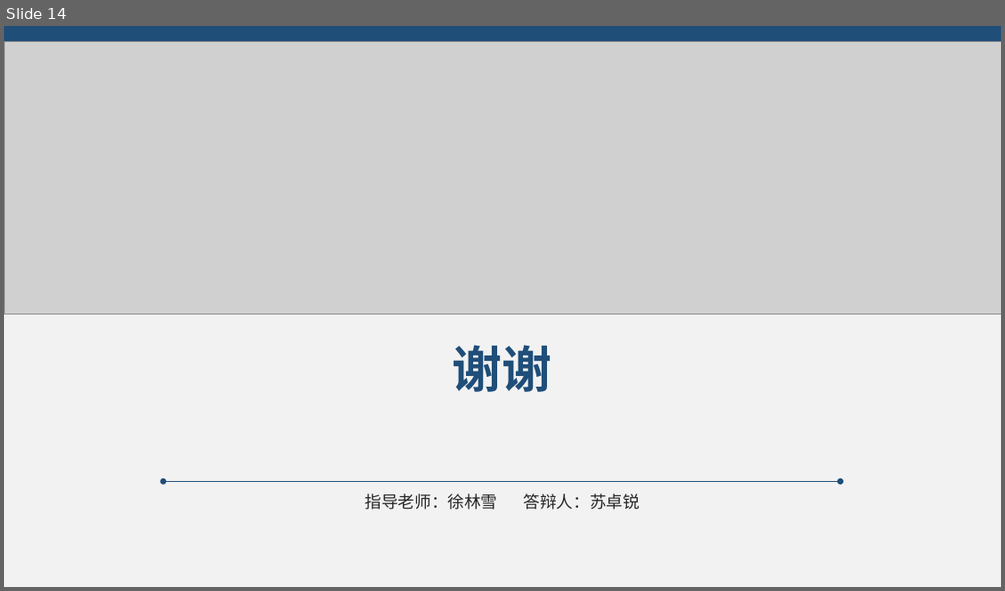
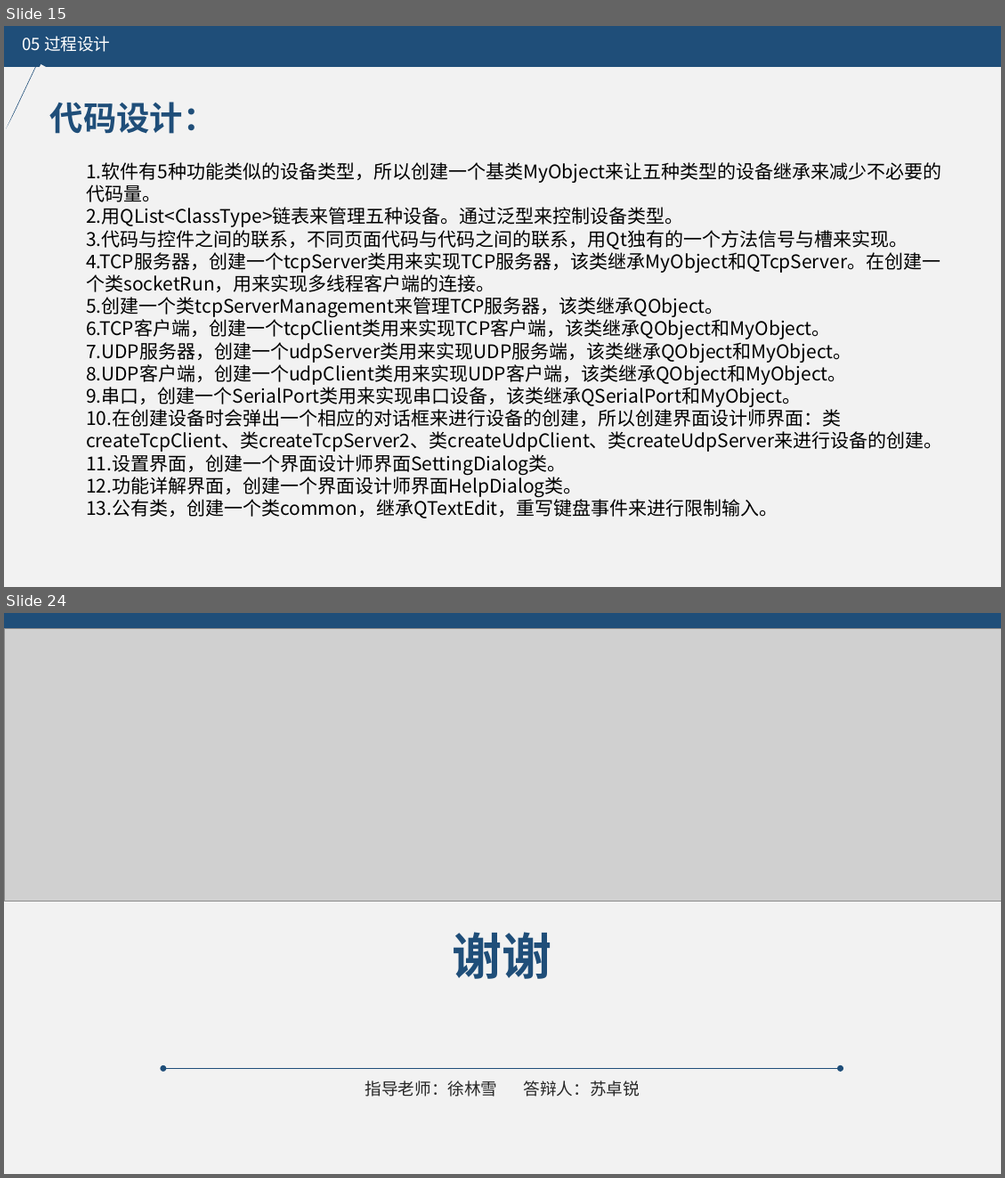
Before and after one commit to suzhuorui/QtHelper, a slide deck: 文档/RJ16852111苏卓锐（中期答辩）.pptx. Shown one above the other, each under a label of ours: slide 14 before the commit, slides 15 and 24 after it; the slides between them are not shown. The pictures are 1005x591 and 1005x1178 pixels, drawn with LibreOffice and Linux fonts; fonts in the diff are those of the drawing; grey boxes stand for pictures. Boxes give left, top, right and bottom in pixels: in the first picture for what was removed or moved away, otherwise in the second. Text is boxed around its words. In the diff, an @@ line names an element or a change of style, - is before the commit and + after.

Commit message:
在家里的一次中期答辩提交
在家里的一次中期答辩提交

```diff
--- a/文档/RJ16852111苏卓锐（中期答辩）.pptx
+++ b/文档/RJ16852111苏卓锐（中期答辩）.pptx
@@ slide 15 added at <box>4,26,1001,587</box>, background #F2F2F2 @@
@@ rectangle added at <box>4,26,1001,67</box>, fill #1F4E79 @@
@@ text added at <box>22,36,110,52</box>, 16 pt, text #FFFFFF @@
+05 过程设计
@@ rectangle added at <box>4,64,63,157</box>, fill #F2F2F2 @@
@@ line added from (7, 129) to (38, 62), #1F4E79 0.5 pt @@
@@ text added at <box>50,102,217,134</box>, 32 pt, text #1F4E79, bold @@
+代码设计：
@@ text added at <box>86,162,942,518</box>, 18 pt, text #000000 @@
+1.软件有5种功能类似的设备类型，所以创建一个基类MyObject来让五种类型的设备继承来减少不必要的代码量。
+2.用QList<ClassType>链表来管理五种设备。通过泛型来控制设备类型。
+3.代码与控件之间的联系，不同页面代码与代码之间的联系，用Qt独有的一个方法信号与槽来实现。
+4.TCP服务器，创建一个tcpServer类用来实现TCP服务器，该类继承MyObject和QTcpServer。在创建一个类socketRun，用来实现多线程客户端的连接。
+5.创建一个类tcpServerManagement来管理TCP服务器，该类继承QObject。
+6.TCP客户端，创建一个tcpClient类用来实现TCP客户端，该类继承QObject和MyObject。
+7.UDP服务器，创建一个udpServer类用来实现UDP服务端，该类继承QObject和MyObject。
+8.UDP客户端，创建一个udpClient类用来实现UDP客户端，该类继承QObject和MyObject。
+9.串口，创建一个SerialPort类用来实现串口设备，该类继承QSerialPort和MyObject。
+10.在创建设备时会弹出一个相应的对话框来进行设备的创建，所以创建界面设计师界面：类createTcpClient、类createTcpServer2、类createUdpClient、类createUdpServer来进行设备的创建。
+11.设置界面，创建一个界面设计师界面SettingDialog类。
+12.功能详解界面，创建一个界面设计师界面HelpDialog类。
+13.公有类，创建一个类common，继承QTextEdit，重写键盘事件来进行限制输入。
@@ what was slide 14 is now slide 24 @@
```
Also in this commit, not shown: 11 slides changed, 10 other slides added, 1 slide removed, 5 other files.
